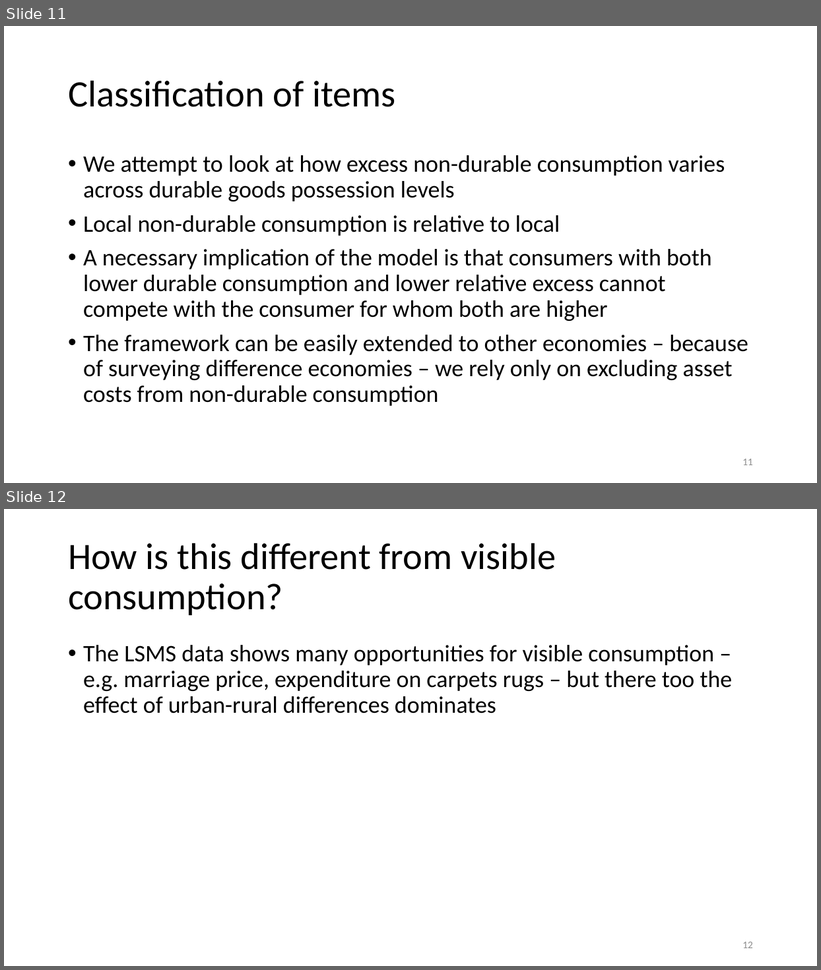
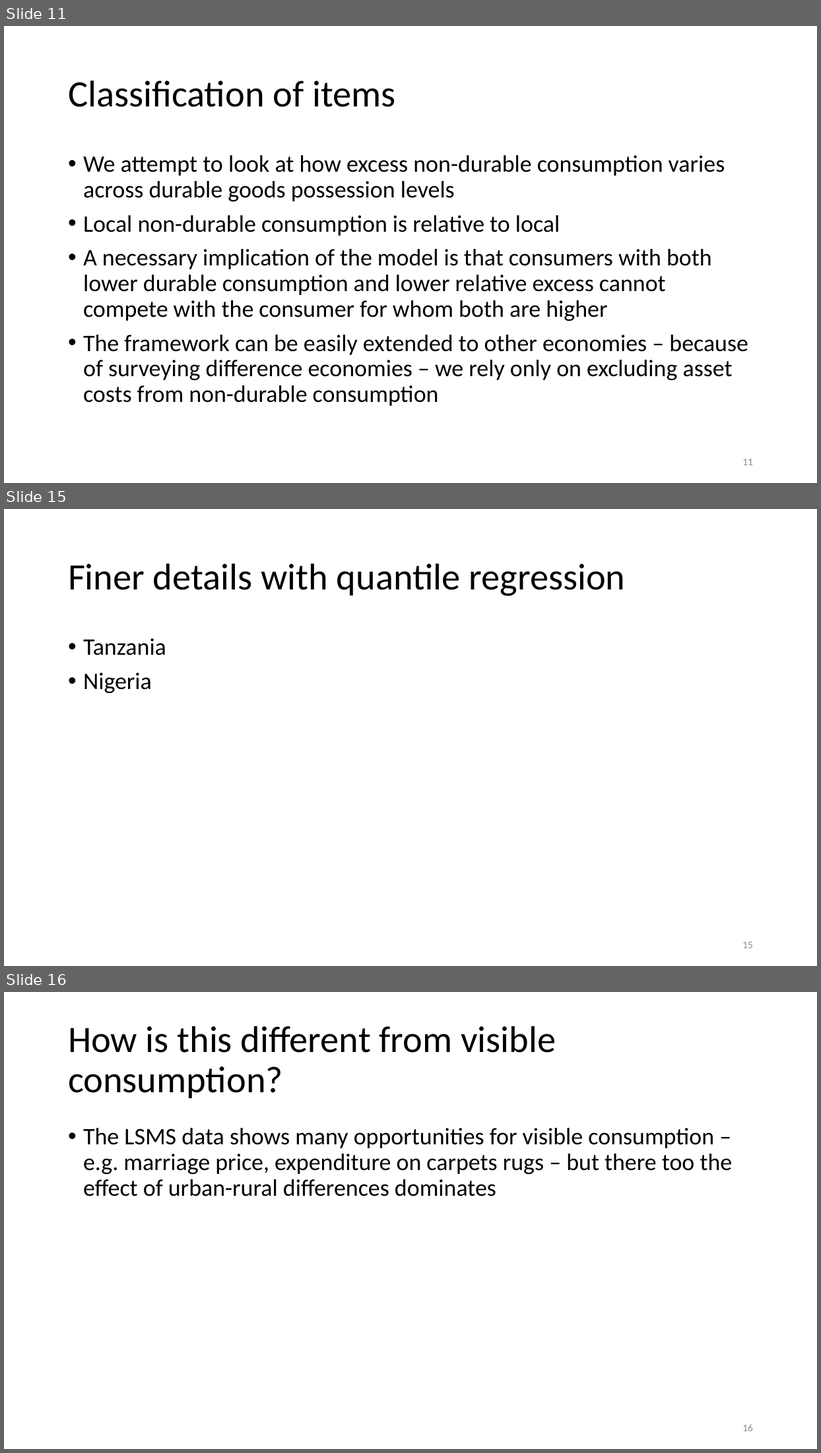
Before and after one commit to anuragr81/research, a slide deck: consumption/presentationOct2021.pptx. Shown one above the other, each under a label of ours: slides 11 and 12 before the commit, slides 11, 15 and 16 after it; the slides between them are not shown. The pictures are 821x970 and 821x1453 pixels, drawn with LibreOffice and Linux fonts; fonts in the diff are those of the drawing; background and template pictures are left out. Boxes give left, top, right and bottom in pixels: in the first picture for what was removed or moved away, otherwise in the second. Text is boxed around its words. In the diff, an @@ line names an element or a change of style, - is before the commit and + after.

```diff
--- a/consumption/presentationOct2021.pptx
+++ b/consumption/presentationOct2021.pptx
@@ slide 15 added at [4,509,817,966], background #FFFFFF @@
@@ title added at [68,563,625,596], 33 pt, text #000000 @@
+Finer details with quantile regression
@@ text added at [83,638,166,693], 21 pt, text #000000 @@
+• Tanzania
+• Nigeria
@@ page number added at [743,942,753,949], 9 pt, text #8C8C8C @@
+15
@@ what was slide 12 is now slide 16 @@
@@ page number at [743,1424,753,1432]: text changed @@
-12
+16
```
Also in this commit, not shown: 2 slides changed, 1 other slide added, 4 other files.
